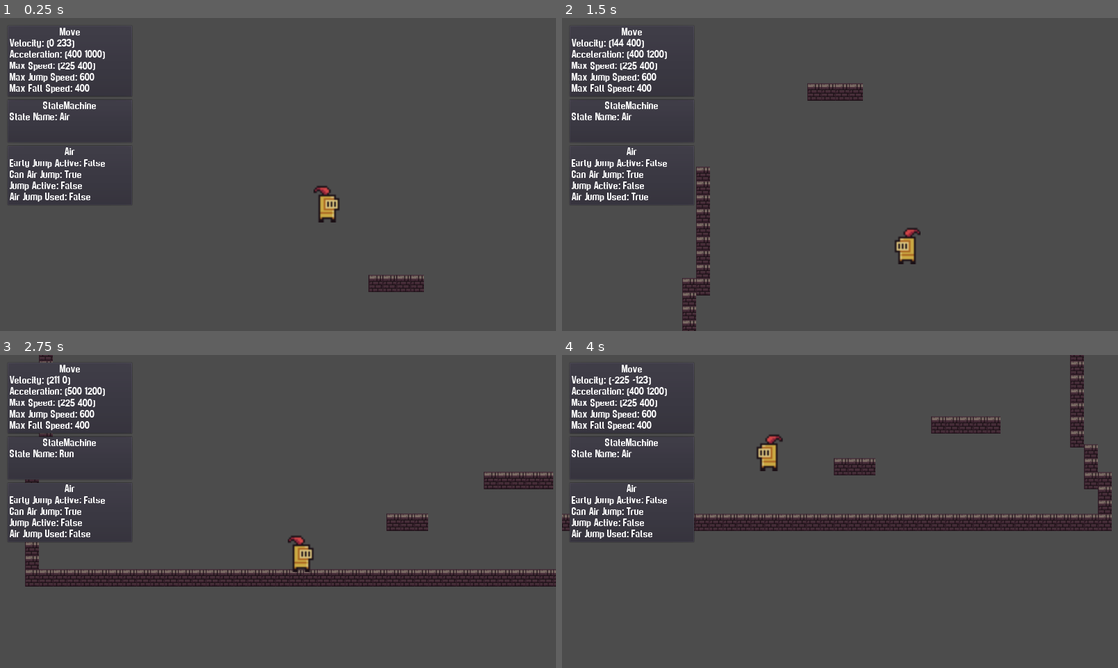
Above: before the commit, frames 1-4 (two rows, left to right).
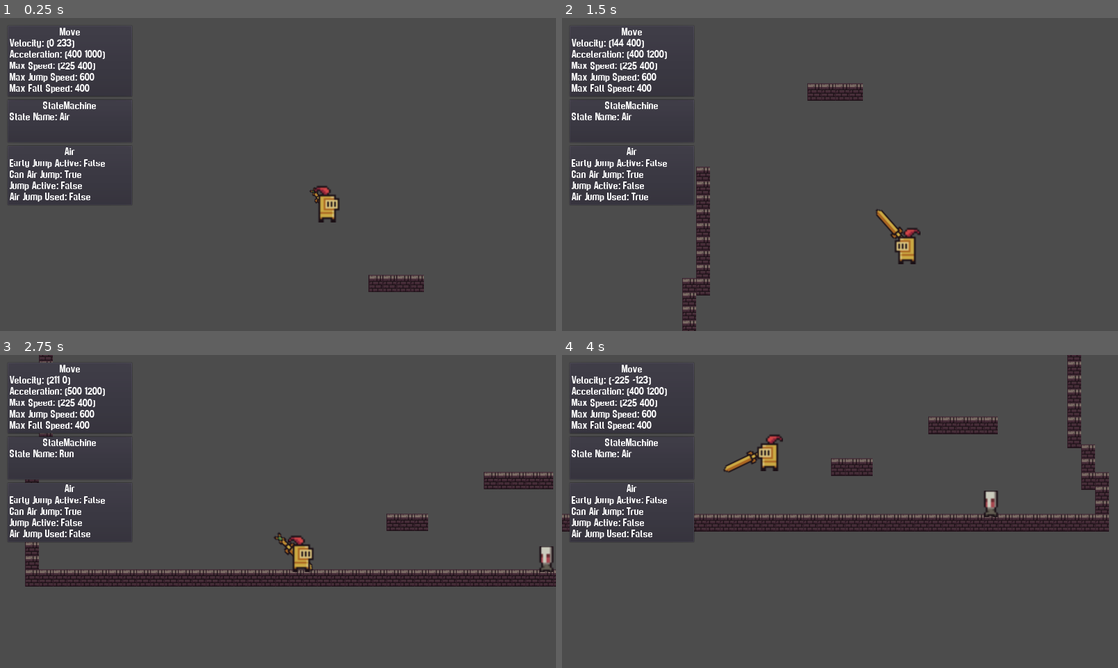
Above: after the commit, the same moments.

Repository: gregpennefather/jingle-game-jam-entry-2019
Game: Godot game, scene res://Scenes/DungeonScene.tscn
The game is run twice, just before and just after one commit, with the same random seed, the same clock (stepped at 60 frames per second) and the same inputs.
Inputs (mouse positions are in pixels of both pictures, inside the frame that each line leads up to):
- Up to frame 1 (0.25 s): no input
- Up to frame 2 (1.5 s): move the mouse to (962, 158) at 0.52 s; press the mouse at (962, 158) at 0.53 s; hold D (move_right) 0.53-1.28 s; tap W (jump) at 0.77 s; move the mouse to (728, 190) at 1.27 s; release the mouse at (728, 190) at 1.28 s; hold Left (move_left) from 1.28 s (still down); click (728, 190) at 1.35 s
- Up to frame 3 (2.75 s): tap W (jump) at 1.52 s; move the mouse to (333, 442) at 2.02 s; release Left (move_left) at 2.03 s; press the mouse at (333, 442) at 2.03 s; hold D (move_right) from 2.03 s (still down)
- Up to frame 4 (4 s): move the mouse to (812, 574) at 2.77 s; release the mouse at (812, 574) at 2.78 s; click (812, 574) at 2.85 s; tap W (jump) at 3.02, 3.77 s; move the mouse to (1006, 558) at 3.52 s; release D (move_right) at 3.53 s; press the mouse at (1006, 558) at 3.53 s; hold Left (move_left) from 3.53 s (still down)

The runs differ from the first frame. In frame 1, less than 0.1% of the frame differs, in the area x 55-58%, y 54-60%; in frame 2, 0.2%; in frame 3, 0.3%; in frame 4, 2.3%, in the area x 0-99%, y 0-57%.

Commit message:
Sword attack and enemy to kill

Diff:
--- a/Game/AutoLoad/Events.gd
+++ b/Game/AutoLoad/Events.gd
@@ -2,3 +2,6 @@
 
 
 signal player_moved(player, direction)
+signal player_attacked(player)
+signal enemy_hit(enemy)
+signal player_hit(player)
--- /dev/null
+++ b/Game/Enemies/BaseEnemy.tscn
@@ -0,0 +1,72 @@
+[gd_scene load_steps=7 format=2]
+
+[ext_resource path="res://Enemies/Enemy.gd" type="Script" id=1]
+[ext_resource path="res://Assets/0x72_16x16DungeonTileset.v4.png" type="Texture" id=2]
+
+[sub_resource type="RectangleShape2D" id=1]
+extents = Vector2( 8.55774, 15.1197 )
+
+[sub_resource type="Animation" id=2]
+resource_name = "die"
+tracks/0/type = "value"
+tracks/0/path = NodePath("Sprite:modulate")
+tracks/0/interp = 1
+tracks/0/loop_wrap = true
+tracks/0/imported = false
+tracks/0/enabled = true
+tracks/0/keys = {
+"times": PoolRealArray( 0, 0.1, 0.2 ),
+"transitions": PoolRealArray( 1, 1, 1 ),
+"update": 0,
+"values": [ Color( 1, 1, 1, 1 ), Color( 1, 0, 0, 1 ), Color( 1, 1, 1, 1 ) ]
+}
+tracks/1/type = "value"
+tracks/1/path = NodePath("Sprite:rotation_degrees")
+tracks/1/interp = 1
+tracks/1/loop_wrap = true
+tracks/1/imported = false
+tracks/1/enabled = true
+tracks/1/keys = {
+"times": PoolRealArray( 0, 0.2, 0.4 ),
+"transitions": PoolRealArray( 1, 1, 1 ),
+"update": 0,
+"values": [ 0.0, 38.3289, 90.0 ]
+}
+tracks/2/type = "value"
+tracks/2/path = NodePath("Sprite:position")
+tracks/2/interp = 1
+tracks/2/loop_wrap = true
+tracks/2/imported = false
+tracks/2/enabled = true
+tracks/2/keys = {
+"times": PoolRealArray( 0, 0.1, 0.2, 0.4 ),
+"transitions": PoolRealArray( 1, 1, 1, 1 ),
+"update": 0,
+"values": [ Vector2( 0, 0 ), Vector2( 0, -3 ), Vector2( 5.0052, -0.700314 ), Vector2( 0, 8 ) ]
+}
+
+[sub_resource type="Animation" id=3]
+resource_name = "idle"
+
+[sub_resource type="Animation" id=4]
+resource_name = "run"
+
+[node name="BaseEnemy" type="KinematicBody2D"]
+collision_layer = 4
+collision_mask = 2
+script = ExtResource( 1 )
+
+[node name="CollisionShape2D" type="CollisionShape2D" parent="."]
+shape = SubResource( 1 )
+
+[node name="Sprite" type="Sprite" parent="."]
+scale = Vector2( 2, 2 )
+texture = ExtResource( 2 )
+region_enabled = true
+region_rect = Rect2( 32, 144.5, 16, 15 )
+
+[node name="AnimationPlayer" type="AnimationPlayer" parent="."]
+anims/die = SubResource( 2 )
+anims/idle = SubResource( 3 )
+anims/run = SubResource( 4 )
+[connection signal="animation_finished" from="AnimationPlayer" to="." method="_on_AnimationPlayer_animation_finished"]
--- /dev/null
+++ b/Game/Enemies/Enemy.gd
@@ -0,0 +1,18 @@
+extends KinematicBody2D
+class_name Enemy
+
+var alive: bool = true
+
+onready var animation_player := get_node("AnimationPlayer")
+
+func _ready() -> void:
+	Events.connect("enemy_hit", self, "_on_hit_by_player")
+
+static func _on_hit_by_player(enemy) -> void:
+	enemy.alive = false
+	enemy.animation_player.play("die")
+
+
+func _on_AnimationPlayer_animation_finished(anim_name: String) -> void:
+	if anim_name == "die":
+		call_deferred("queue_free")
--- /dev/null
+++ b/Game/Player/Armour.gd
@@ -0,0 +1 @@
+extends Item
--- /dev/null
+++ b/Game/Player/Attack.gd
@@ -0,0 +1,20 @@
+extends State
+
+onready var item_reference: Node = get_node(item_reference_path)
+
+export var item_reference_path: NodePath
+
+var can_attack : bool = true
+
+func _ready():
+	can_attack = item_reference.active
+
+func _get_configuration_warning() -> String:
+	if not item_reference_path.is_empty():
+		return ""
+	else:
+		return "Item Reference Path should not be empty."
+
+func unhandled_input(event: InputEvent) -> void:
+	if can_attack and event.is_action_pressed("attack"):
+		Events.emit_signal("player_attacked", owner)
--- a/Game/Player/Body/Body.gd
+++ b/Game/Player/Body/Body.gd
@@ -2,27 +2,52 @@
 extends Node2D
 
 export (bool) var Armoured = true setget set_armoured
+export (bool) var HasSword = true setget set_has_sword
 export (int) var Facing = 1 setget set_facing
 
 func set_armoured(value: bool) -> void:
 	Armoured = value
-	if has_node("ArmouredSprite") and has_node("UnarmouredSprite"):
+	if has_node("Frame"):
 		if Armoured:
-			$ArmouredSprite.show()
-			$UnarmouredSprite.hide()
+			$Frame/ArmouredSprite.show()
+			$Frame/UnarmouredSprite.hide()
 		else:
-			$UnarmouredSprite.show()
-			$ArmouredSprite.hide()
+			$Frame/UnarmouredSprite.show()
+			$Frame/ArmouredSprite.hide()
+
+func set_has_sword(value: bool) -> void:
+	HasSword = value
+	if has_node("Sword"):
+		if not HasSword:
+			$Sword.hide()
+		else:
+			$Sword.show()
+
 
 func set_facing(value: int) -> void:
 	Facing = value
 	if sign(Facing) == 1:
-		$ArmouredSprite.scale.x = abs($ArmouredSprite.scale.x)
-		$UnarmouredSprite.scale.x = abs($UnarmouredSprite.scale.x)
+		scale.x = abs(scale.x)
+		scale.x = abs(scale.x)
 	elif sign(Facing) == -1:
+		scale.x = abs(scale.x) * -1
+		scale.x = abs(scale.x) * -1
 
-		$ArmouredSprite.scale.x = abs($ArmouredSprite.scale.x) * -1
-		$UnarmouredSprite.scale.x = abs($UnarmouredSprite.scale.x) * -1
+func play_run_animation():
+	$Frame/AnimationPlayer.play("run")
+	if HasSword:
+		if $Sword/AnimationPlayer.current_animation == "run" or $Sword/AnimationPlayer.current_animation == "idle":
+			$Sword/AnimationPlayer.play("run")
 
-func play_animation():
-	$AnimationPlayer.play("run")
+func play_attack_animation():
+	if HasSword:
+		$Sword/AnimationPlayer.play("swing")
+
+
+func _on_Sword_AnimationPlayer_animation_finished(anim_name: String) -> void:
+	if anim_name == "swing":
+		$Sword/AnimationPlayer.play("idle")
+
+
+func _on_SwingArea_body_entered(body):
+	Events.emit_signal("enemy_hit", body)
--- a/Game/Player/Body/Body.tscn
+++ b/Game/Player/Body/Body.tscn
@@ -1,17 +1,171 @@
-[gd_scene load_steps=5 format=2]
+[gd_scene load_steps=8 format=2]
 
 [ext_resource path="res://Assets/0x72_16x16DungeonTileset.v4.png" type="Texture" id=1]
 [ext_resource path="res://Player/Body/Body.gd" type="Script" id=2]
 
 [sub_resource type="Animation" id=1]
 resource_name = "idle"
+tracks/0/type = "value"
+tracks/0/path = NodePath("SwordSprite:position")
+tracks/0/interp = 1
+tracks/0/loop_wrap = true
+tracks/0/imported = false
+tracks/0/enabled = true
+tracks/0/keys = {
+"times": PoolRealArray( 0 ),
+"transitions": PoolRealArray( 1 ),
+"update": 0,
+"values": [ Vector2( -7, -25.31 ) ]
+}
+tracks/1/type = "value"
+tracks/1/path = NodePath("SwordSprite:rotation_degrees")
+tracks/1/interp = 1
+tracks/1/loop_wrap = true
+tracks/1/imported = false
+tracks/1/enabled = true
+tracks/1/keys = {
+"times": PoolRealArray( 0 ),
+"transitions": PoolRealArray( 1 ),
+"update": 0,
+"values": [ -216.916 ]
+}
+tracks/2/type = "value"
+tracks/2/path = NodePath("SwordSprite:scale")
+tracks/2/interp = 1
+tracks/2/loop_wrap = true
+tracks/2/imported = false
+tracks/2/enabled = true
+tracks/2/keys = {
+"times": PoolRealArray( 0 ),
+"transitions": PoolRealArray( 1 ),
+"update": 0,
+"values": [ Vector2( 1.25, 1.25 ) ]
+}
+tracks/3/type = "value"
+tracks/3/path = NodePath("SwingArea/CollisionPolygon2D:disabled")
+tracks/3/interp = 1
+tracks/3/loop_wrap = true
+tracks/3/imported = false
+tracks/3/enabled = true
+tracks/3/keys = {
+"times": PoolRealArray( 0 ),
+"transitions": PoolRealArray( 1 ),
+"update": 1,
+"values": [ true ]
+}
+tracks/4/type = "value"
+tracks/4/path = NodePath("Polygon2D:visible")
+tracks/4/interp = 1
+tracks/4/loop_wrap = true
+tracks/4/imported = false
+tracks/4/enabled = true
+tracks/4/keys = {
+"times": PoolRealArray( 0 ),
+"transitions": PoolRealArray( 1 ),
+"update": 1,
+"values": [ false ]
+}
 
 [sub_resource type="Animation" id=2]
 resource_name = "run"
 length = 0.3
 step = 0.05
 tracks/0/type = "value"
-tracks/0/path = NodePath("ArmouredSprite:position")
+tracks/0/path = NodePath("SwordSprite:position")
+tracks/0/interp = 1
+tracks/0/loop_wrap = true
+tracks/0/imported = false
+tracks/0/enabled = true
+tracks/0/keys = {
+"times": PoolRealArray( 0, 0.15, 0.3 ),
+"transitions": PoolRealArray( 1, 1, 1 ),
+"update": 0,
+"values": [ Vector2( -7, -25.31 ), Vector2( -9.67, -23 ), Vector2( -7, -25.37 ) ]
+}
+tracks/1/type = "value"
+tracks/1/path = NodePath("SwordSprite:rotation_degrees")
+tracks/1/interp = 1
+tracks/1/loop_wrap = true
+tracks/1/imported = false
+tracks/1/enabled = true
+tracks/1/keys = {
+"times": PoolRealArray( 0, 0.15, 0.3 ),
+"transitions": PoolRealArray( 1, 1, 1 ),
+"update": 0,
+"values": [ -216.916, -230.0, -216.916 ]
+}
+
+[sub_resource type="Animation" id=6]
+resource_name = "swing"
+length = 0.5
+tracks/0/type = "value"
+tracks/0/path = NodePath("SwordSprite:position")
+tracks/0/interp = 1
+tracks/0/loop_wrap = true
+tracks/0/imported = false
+tracks/0/enabled = true
+tracks/0/keys = {
+"times": PoolRealArray( 0, 0.1, 0.2, 0.3, 0.5 ),
+"transitions": PoolRealArray( 1, 1, 1, 1, 1 ),
+"update": 0,
+"values": [ Vector2( 18.7621, -32.6168 ), Vector2( 11.6541, -49.7597 ), Vector2( 22.5252, -22.5819 ), Vector2( 25.4521, -14.6376 ), Vector2( 25.4521, -14.6376 ) ]
+}
+tracks/1/type = "value"
+tracks/1/path = NodePath("SwordSprite:rotation_degrees")
+tracks/1/interp = 1
+tracks/1/loop_wrap = true
+tracks/1/imported = false
+tracks/1/enabled = true
+tracks/1/keys = {
+"times": PoolRealArray( 0, 0.1, 0.2, 0.3, 0.5 ),
+"transitions": PoolRealArray( 1, 1, 1, 1, 1 ),
+"update": 0,
+"values": [ -316.216, -336.355, -282.971, -244.338, -244.338 ]
+}
+tracks/2/type = "value"
+tracks/2/path = NodePath("SwordSprite:scale")
+tracks/2/interp = 1
+tracks/2/loop_wrap = true
+tracks/2/imported = false
+tracks/2/enabled = true
+tracks/2/keys = {
+"times": PoolRealArray( 0, 0.1, 0.5 ),
+"transitions": PoolRealArray( 1, 1, 1 ),
+"update": 0,
+"values": [ Vector2( 1.25, 1.25 ), Vector2( 1.5, 2 ), Vector2( 1.5, 2 ) ]
+}
+tracks/3/type = "value"
+tracks/3/path = NodePath("SwingArea/CollisionPolygon2D:disabled")
+tracks/3/interp = 1
+tracks/3/loop_wrap = true
+tracks/3/imported = false
+tracks/3/enabled = true
+tracks/3/keys = {
+"times": PoolRealArray( 0, 0.1, 0.3, 0.5 ),
+"transitions": PoolRealArray( 1, 1, 1, 1 ),
+"update": 1,
+"values": [ true, false, true, true ]
+}
+tracks/4/type = "value"
+tracks/4/path = NodePath("Polygon2D:visible")
+tracks/4/interp = 1
+tracks/4/loop_wrap = true
+tracks/4/imported = false
+tracks/4/enabled = true
+tracks/4/keys = {
+"times": PoolRealArray( 0, 0.1, 0.2, 0.3 ),
+"transitions": PoolRealArray( 1, 1, 1, 1 ),
+"update": 1,
+"values": [ false, false, true, false ]
+}
+
+[sub_resource type="Animation" id=3]
+
+[sub_resource type="Animation" id=4]
+length = 0.3
+step = 0.05
+tracks/0/type = "value"
+tracks/0/path = NodePath("Frame/ArmouredSprite:position")
 tracks/0/interp = 1
 tracks/0/loop_wrap = true
 tracks/0/imported = false
@@ -23,7 +177,7 @@
 "values": [ Vector2( 0, -32 ), Vector2( 0, -34 ), Vector2( 0, -32 ) ]
 }
 tracks/1/type = "value"
-tracks/1/path = NodePath("UnarmouredSprite:position")
+tracks/1/path = NodePath("Frame/UnarmouredSprite:position")
 tracks/1/interp = 1
 tracks/1/loop_wrap = true
 tracks/1/imported = false
@@ -39,7 +193,40 @@
 script = ExtResource( 2 )
 Armoured = false
 
-[node name="ArmouredSprite" type="Sprite" parent="."]
+[node name="Sword" type="Node2D" parent="."]
+
+[node name="SwordSprite" type="Sprite" parent="Sword"]
+position = Vector2( -7, -25.31 )
+rotation = -3.7859
+scale = Vector2( 1.25, 1.25 )
+texture = ExtResource( 1 )
+region_enabled = true
+region_rect = Rect2( 160, 33, 16, 32 )
+
+[node name="AnimationPlayer" type="AnimationPlayer" parent="Sword"]
+anims/idle = SubResource( 1 )
+anims/run = SubResource( 2 )
+anims/swing = SubResource( 6 )
+next/swing = "idle"
+
+[node name="Polygon2D" type="Polygon2D" parent="Sword"]
+visible = false
+z_index = -2
+color = Color( 0.8, 0.666667, 0.266667, 1 )
+polygon = PoolVector2Array( 6.37366, -33.8742, 31.4608, -60.6339, 43.1682, -43.0728, 50.6943, -21.7487, 51.9487, -0.842743, 18.4991, -12.5501 )
+
+[node name="SwingArea" type="Area2D" parent="Sword"]
+collision_layer = 0
+collision_mask = 4
+
+[node name="CollisionPolygon2D" type="CollisionPolygon2D" parent="Sword/SwingArea"]
+visible = false
+polygon = PoolVector2Array( 7.6106, -34.735, 25.1716, -74.8745, 51.9313, -28.0451, 52.3494, 0.387001, 12.2099, -14.6653 )
+disabled = true
+
+[node name="Frame" type="Node2D" parent="."]
+
+[node name="ArmouredSprite" type="Sprite" parent="Frame"]
 visible = false
 position = Vector2( 0, -32 )
 scale = Vector2( 2, 2 )
@@ -47,13 +234,16 @@
 region_enabled = true
 region_rect = Rect2( 240, 225, 16, 32 )
 
-[node name="UnarmouredSprite" type="Sprite" parent="."]
+[node name="UnarmouredSprite" type="Sprite" parent="Frame"]
 position = Vector2( 0, -16 )
 scale = Vector2( 2, 2 )
 texture = ExtResource( 1 )
 region_enabled = true
 region_rect = Rect2( 160, 224, 16, 16 )
 
-[node name="AnimationPlayer" type="AnimationPlayer" parent="."]
-anims/idle = SubResource( 1 )
-anims/run = SubResource( 2 )
+[node name="AnimationPlayer" type="AnimationPlayer" parent="Frame"]
+root_node = NodePath("../..")
+anims/idle = SubResource( 3 )
+anims/run = SubResource( 4 )
+[connection signal="animation_finished" from="Sword/AnimationPlayer" to="." method="_on_Sword_AnimationPlayer_animation_finished"]
+[connection signal="body_entered" from="Sword/SwingArea" to="." method="_on_SwingArea_body_entered"]
--- /dev/null
+++ b/Game/Player/Idle.gd
@@ -0,0 +1,15 @@
+extends State
+
+onready var attack := get_parent()
+
+func unhandled_input(event: InputEvent) -> void:
+	attack.unhandled_input(event)
+
+func physics_process(delta: float) -> void:
+	return
+
+func enter(msg: Dictionary = {}) -> void:
+	attack.enter(msg)
+
+func exit() -> void:
+	get_parent().exit()
--- a/Game/Player/Player.gd
+++ b/Game/Player/Player.gd
@@ -9,10 +9,19 @@
 
 func _ready():
 	Events.connect("player_moved", self, "_on_Player_moved")
+	Events.connect("player_attacked", self, "_on_Player_attacked")
+	update_body()
+
+func update_body():
+	$Body.HasSword = $Items/Sword.active
+	$Body.Armoured = $Items/Armour.active
 
 func is_on_ground() -> bool:
 	return $FloorDetectorLeft.is_colliding() or $FloorDetectorCenter.is_colliding() or $FloorDetectorRight.is_colliding()
 
 static func _on_Player_moved(player: Player, direction: Vector2) -> void:
 	player.body.Facing = sign(direction.x)
-	player.body.play_animation()
+	player.body.play_run_animation()
+
+static func _on_Player_attacked(player: Player) -> void:
+	player.body.play_attack_animation()
--- a/Game/Player/Player.tscn
+++ b/Game/Player/Player.tscn
@@ -11,9 +11,14 @@
 [ext_resource path="res://Player/States/Move/Idle.gd" type="Script" id=9]
 [ext_resource path="res://Player/Items/Sword.gd" type="Script" id=10]
 [ext_resource path="res://Player/Wings.gd" type="Script" id=11]
+[ext_resource path="res://Player/Attack.gd" type="Script" id=12]
+[ext_resource path="res://Player/Idle.gd" type="Script" id=13]
+[ext_resource path="res://Player/Swing.gd" type="Script" id=14]
+[ext_resource path="res://Player/States/StateMachine.gd" type="Script" id=15]
+[ext_resource path="res://Player/Armour.gd" type="Script" id=16]
 
 [sub_resource type="RectangleShape2D" id=1]
-extents = Vector2( 12, 16 )
+extents = Vector2( 9.83311, 16.1188 )
 
 [node name="Player" type="KinematicBody2D"]
 collision_mask = 2
@@ -23,7 +28,7 @@
 Armoured = true
 
 [node name="CollisionShape2D" type="CollisionShape2D" parent="."]
-position = Vector2( 2, -16 )
+position = Vector2( 0, -16 )
 shape = SubResource( 1 )
 
 [node name="FloorDetectorLeft" type="RayCast2D" parent="."]
@@ -51,6 +56,9 @@
 
 [node name="Wings" type="Node" parent="Items"]
 script = ExtResource( 11 )
+
+[node name="Armour" type="Node" parent="Items"]
+script = ExtResource( 16 )
 
 [node name="StateMachine" parent="." instance=ExtResource( 2 )]
 initial_state = NodePath("Move/Idle")
@@ -82,7 +90,19 @@
 wait_time = 0.5
 one_shot = true
 
-[node name="Attack" type="Node" parent="StateMachine/Move"]
+[node name="AttackStateMachine" type="Node" parent="."]
+script = ExtResource( 15 )
+initial_state = NodePath("Attack")
+
+[node name="Attack" type="Node" parent="AttackStateMachine"]
+script = ExtResource( 12 )
+item_reference_path = NodePath("../../Items/Sword")
+
+[node name="Idle" type="Node" parent="AttackStateMachine/Attack"]
+script = ExtResource( 13 )
+
+[node name="Swing" type="Node" parent="AttackStateMachine/Attack"]
+script = ExtResource( 14 )
 
 [node name="CameraRig" parent="." instance=ExtResource( 8 )]
 [connection signal="timeout" from="StateMachine/Move/Air/JumpDuration" to="StateMachine/Move/Air" method="_on_JumpDuration_timeout"]
--- a/Game/Player/States/Move/Idle.gd
+++ b/Game/Player/States/Move/Idle.gd
@@ -17,6 +17,5 @@
 	move.max_speed = move.max_speed_default
 	move.velocity = Vector2.ZERO
 
-
 func exit() -> void:
 	get_parent().exit()
--- a/Game/Player/States/StateMachine.gd
+++ b/Game/Player/States/StateMachine.gd
@@ -22,10 +22,8 @@
 func _unhandled_input(event: InputEvent) -> void:
 	state.unhandled_input(event)
 
-
 func _physics_process(delta: float) -> void:
 	state.physics_process(delta)
-
 
 func transition_to(target_state_path: String, msg: Dictionary = {}) -> void:
 	if not has_node(target_state_path):
--- /dev/null
+++ b/Game/Player/Swing.gd
@@ -0,0 +1 @@
+extends State
--- a/Game/Scenes/DungeonScene.tscn
+++ b/Game/Scenes/DungeonScene.tscn
@@ -1,8 +1,9 @@
-[gd_scene load_steps=4 format=2]
+[gd_scene load_steps=5 format=2]
 
 [ext_resource path="res://Tileset/DungeonTileset.tres" type="TileSet" id=1]
 [ext_resource path="res://Player/Player.tscn" type="PackedScene" id=2]
 [ext_resource path="res://UI/Debug/DebugPanel.tscn" type="PackedScene" id=3]
+[ext_resource path="res://Enemies/BaseEnemy.tscn" type="PackedScene" id=4]
 
 [node name="DungeonScene" type="Node2D"]
 
@@ -19,7 +20,7 @@
 
 [node name="VBoxContainer" type="VBoxContainer" parent="UI/DebugDock"]
 margin_right = 290.0
-margin_bottom = 520.0
+margin_bottom = 416.0
 
 [node name="DebugPanel" parent="UI/DebugDock/VBoxContainer" instance=ExtResource( 3 )]
 anchor_right = 0.0
@@ -61,4 +62,9 @@
 [node name="JumpDuration" parent="Player/StateMachine/Move/Air" index="0"]
 wait_time = 0.3
 
+[node name="Enemies" type="Node" parent="."]
+
+[node name="BaseEnemy" parent="Enemies" instance=ExtResource( 4 )]
+position = Vector2( 584.335, 384.325 )
+
 [editable path="Player"]
--- a/Game/project.godot
+++ b/Game/project.godot
@@ -9,6 +9,11 @@
 config_version=4
 
 _global_script_classes=[ {
+"base": "KinematicBody2D",
+"class": "Enemy",
+"language": "GDScript",
+"path": "res://Enemies/Enemy.gd"
+}, {
 "base": "Node",
 "class": "Item",
 "language": "GDScript",
@@ -30,6 +35,7 @@
 "path": "res://Player/States/StateMachine.gd"
 } ]
 _global_script_class_icons={
+"Enemy": "",
 "Item": "res://Assets/Icons/item.svg",
 "Player": "",
 "State": "res://Assets/Icons/state.svg",
@@ -89,6 +95,8 @@
 
 2d_physics/layer_1="Player"
 2d_physics/layer_2="World"
+2d_physics/layer_3="Enemies"
+2d_physics/layer_4="Projectiles"
 
 [rendering]
 
Not shown: 1 places in Game/Player/Player.tscn that only renumber resources
